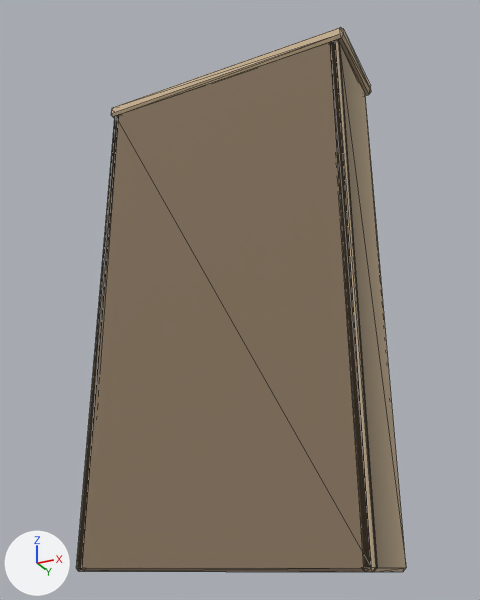
The glTF model public/assets/island/furniture-v1/furn_bookshelf__oak.glb, before and after one commit.
Before and after are seen from a 50 mm lens placed at (1.028, -2.025, 0.009), pointed at (0.008, 0.014, 0.926). Lighting does not change. The marker at lower left points along +X, +Y and +Z. The first picture is the older version. Mesh edges are drawn as thin lines. Where no turn or scale is listed for an object, it has been applied to the vertices. Vertices at exactly the same position are counted once.
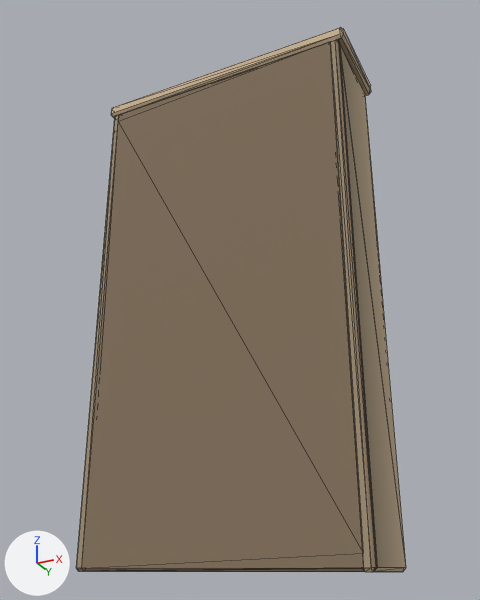
The change, as JSON lines over the scene's bpy script:
```json
{"block": "me_mesh_0", "where": "# used by ob_mesh_0; location = (-0.52, 0.195, 0.0)"}
{"op": "remove", "block": "me_mesh_0", "code": "me_mesh_0.from_pydata(...)  # 1308 vertices, 2412 faces; spans x 0.0..1.04, y -0.37..0.0, z 0.0..1.85"}
{"op": "add", "block": "me_mesh_0", "code": "me_mesh_0.from_pydata(...)  # 1330 vertices, 2428 faces; spans x 0.0..1.04, y -0.37..0.0, z 0.0..1.85"}
{"block": "me_mesh_0", "change": "me_mesh_0 part 1"}
{"block": "me_mesh_0", "change": "24 faces are deleted"}
{"block": "me_mesh_0", "change": "22 vertices are added at x 0.02..1.02, y -0.37..-0.35, z 0.0..1.8"}
{"block": "me_mesh_0", "change": "40 new faces join them"}
{"block": "me_mesh_0", "change": "me_mesh_0 part 2: 8 kept faces spanning x 0.02..1.02, y -0.37..-0.36, z 0.0..1.8 get new vertex colours"}
```

Where the change shows, as pixel boxes [x1, y1, x2, y2] in the pictures (480 x 600 px):
```json
{"part": 1, "of": "me_mesh_0", "change": "reshaped", "before": [77, 41, 406, 572], "after": [82, 42, 406, 572]}
{"part": 2, "of": "me_mesh_0", "change": "recoloured", "before": [76, 40, 376, 571], "after": [76, 40, 376, 571]}
```
